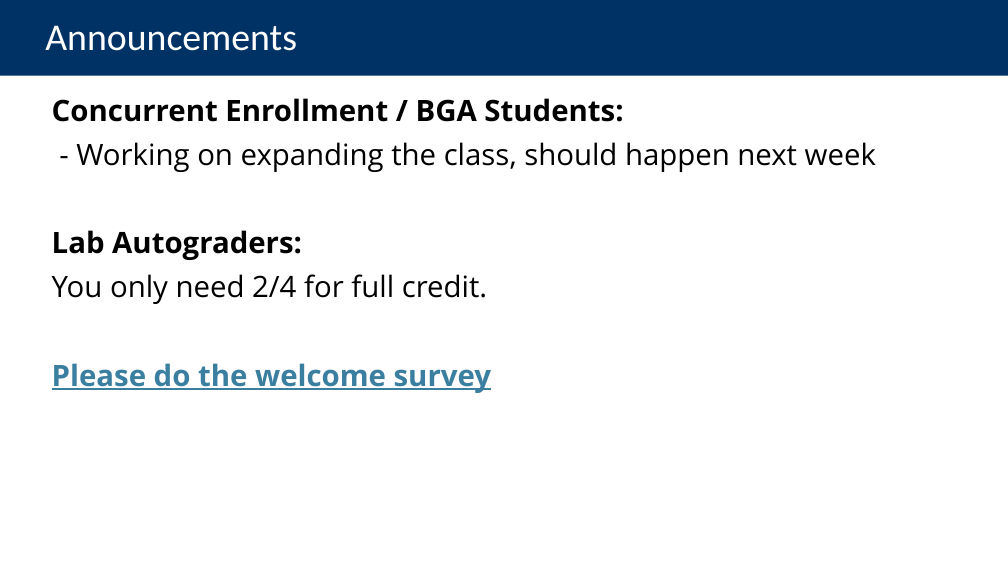
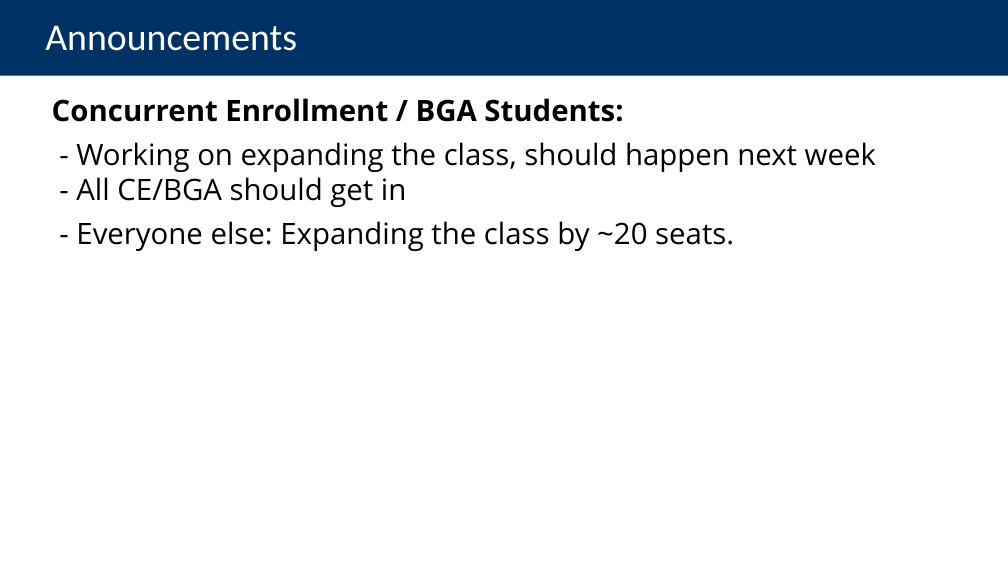
Before and after one commit to cs88-website/sp24, a slide deck: slide 2 of assets/slides/sp24/04-Sequences.pptx. Drawn at 1008x567 pixels with LibreOffice and Linux fonts; fonts in the diff are those of the drawing. Boxes give left, top, right and bottom in pixels: in the first picture for what was removed or moved away, otherwise in the second. Text is boxed around its words. In the diff, an @@ line names an element or a change of style, - is before the commit and + after.

```diff
--- a/assets/slides/sp24/04-Sequences.pptx
+++ b/assets/slides/sp24/04-Sequences.pptx
@@ text at [76, 142, 876, 251]: text changed @@
-- Working on expanding the class, should happen next week
-Lab Autograders:
-You only need 2/4 for full credit.
-Please do the welcome survey
+- Working on expanding the class, should happen next week
+- All CE/BGA should get in
+- Everyone else: Expanding the class by ~20 seats.
```
Also in this commit, not shown: 17 other slides changed, 17 slides added, 2 slides removed, 41 other files.
